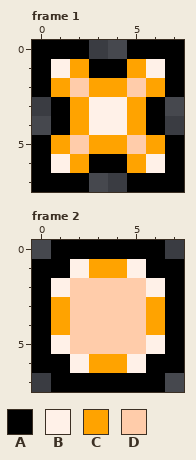
Two versions of one pixel-art file, assets/textures/effects/HalfChargeEffect.aseprite. Above, as it was before the edit.
8x8 pixels, 2 frames. Shown: frame 1, frame 2.
Palette (. is transparent): A #000000  B #fff1e8  C #ffa300  D #ffccaa
After:
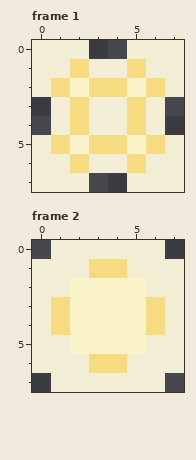
Difference:
{"colour":"A","old":"#000000","new":"#f2eed6"}
{"colour":"C","old":"#ffa300","new":"#f6db81"}
{"colour":"D","old":"#ffccaa","new":"#faf3ca"}
{"where": "frame 1"}
{"frame":1,"y":1,"x":1,"old":"B","new":"A"}
{"frame":1,"y":1,"x":6,"old":"B","new":"A"}
{"frame":1,"y":3,"x":3,"old":"BB","new":"AA"}
{"frame":1,"y":4,"x":3,"old":"BB","new":"AA"}
{"frame":1,"y":6,"x":1,"old":"B","new":"A"}
{"frame":1,"y":6,"x":6,"old":"B","new":"A"}
{"where": "frame 2"}
{"frame":2,"y":1,"x":2,"old":"B","new":"A"}
{"frame":2,"y":1,"x":5,"old":"B","new":"A"}
{"frame":2,"y":2,"x":1,"old":"B","new":"A"}
{"frame":2,"y":2,"x":6,"old":"B","new":"A"}
{"frame":2,"y":5,"x":1,"old":"B","new":"A"}
{"frame":2,"y":5,"x":6,"old":"B","new":"A"}
{"frame":2,"y":6,"x":2,"old":"B","new":"A"}
{"frame":2,"y":6,"x":5,"old":"B","new":"A"}
{"label":"changed","picture_box":[32,40,184,192]}
{"label":"changed","picture_box":[32,240,184,392]}
